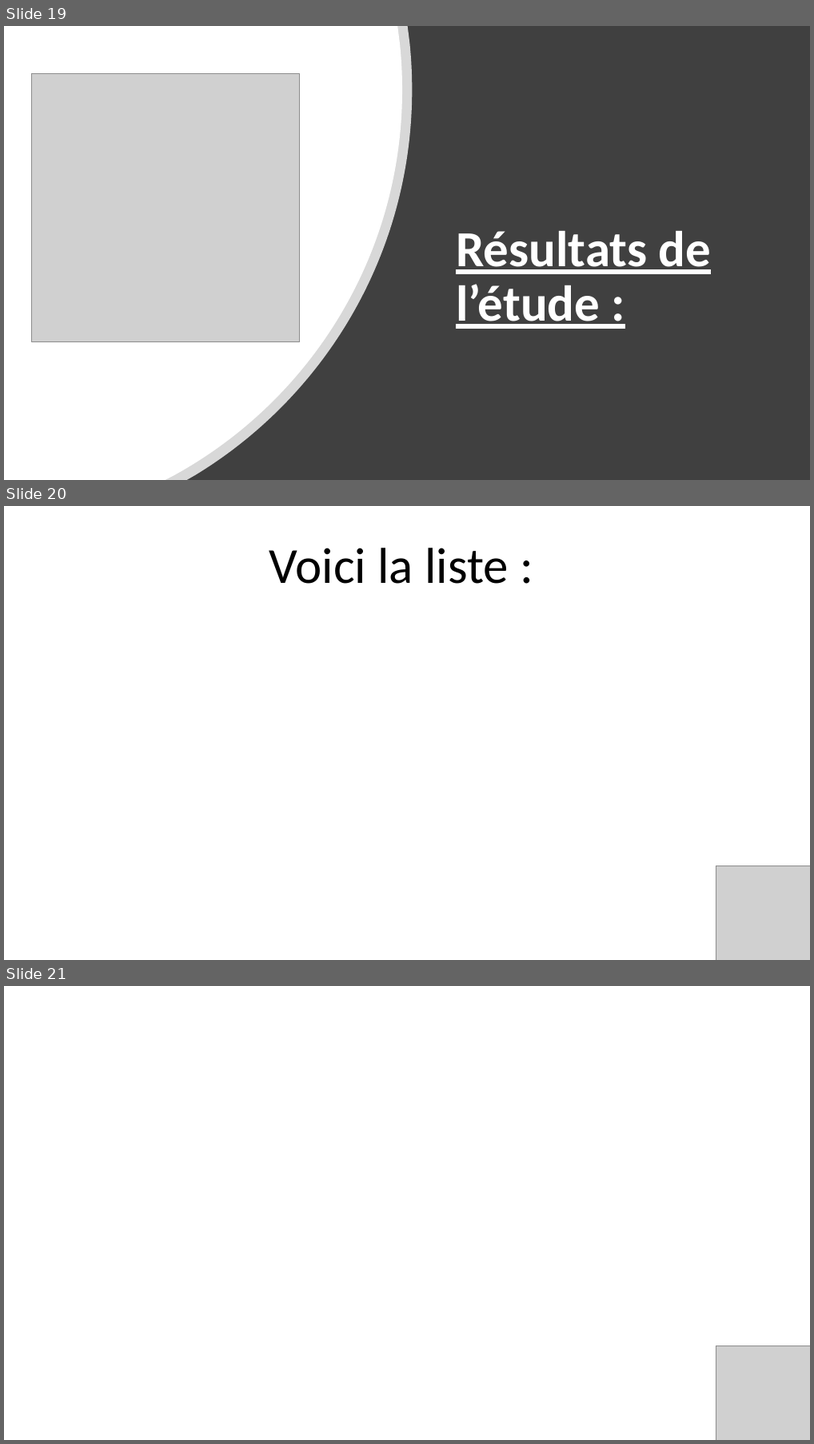
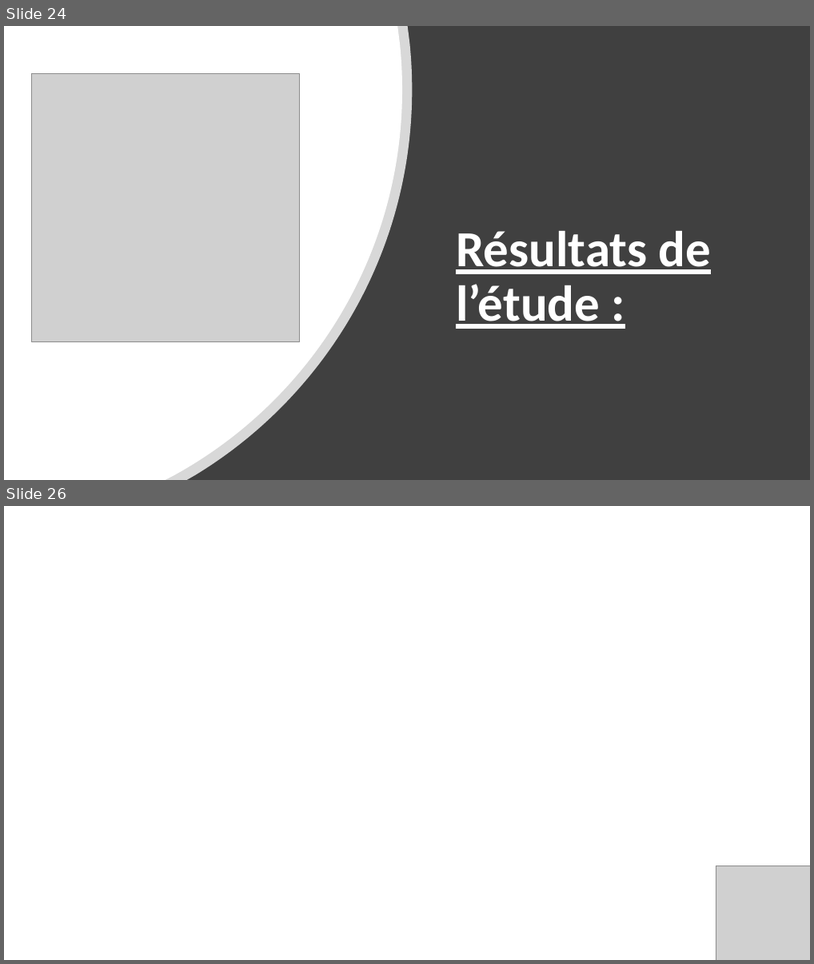
Before and after one commit to Julien-paulet/Projet_5_effectuez_une_etude_de_marche, a slide deck: Projet_5_présentation.pptx. Shown one above the other, each under a label of ours: slides 19, 20 and 21 before the commit, slides 24 and 26 after it; the slides between them are not shown. The pictures are 814x1444 and 814x964 pixels, drawn with LibreOffice and Linux fonts; fonts in the diff are those of the drawing; grey boxes stand for pictures. Boxes give left, top, right and bottom in pixels: in the first picture for what was removed or moved away, otherwise in the second. Text is boxed around its words. In the diff, an @@ line names an element or a change of style, - is before the commit and + after.

```diff
--- a/Projet_5_présentation.pptx
+++ b/Projet_5_présentation.pptx
@@ slide 20 removed at (4,506,810,960), background #FFFFFF @@
@@ title removed at (270,548,509,584) @@
-Voici la liste :
@@ picture removed at (717,865,810,960) @@
@@ what was slide 19 is now slide 24 @@
@@ what was slide 21 is now slide 26 @@
```
Also in this commit, not shown: 5 slides changed, 6 slides added, 5 other slides removed, 1 other file.
